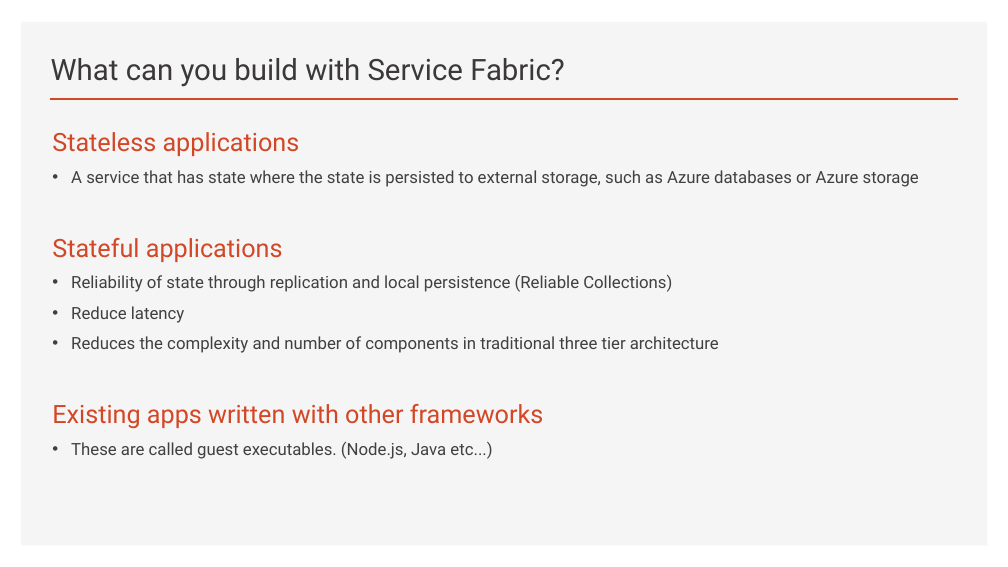
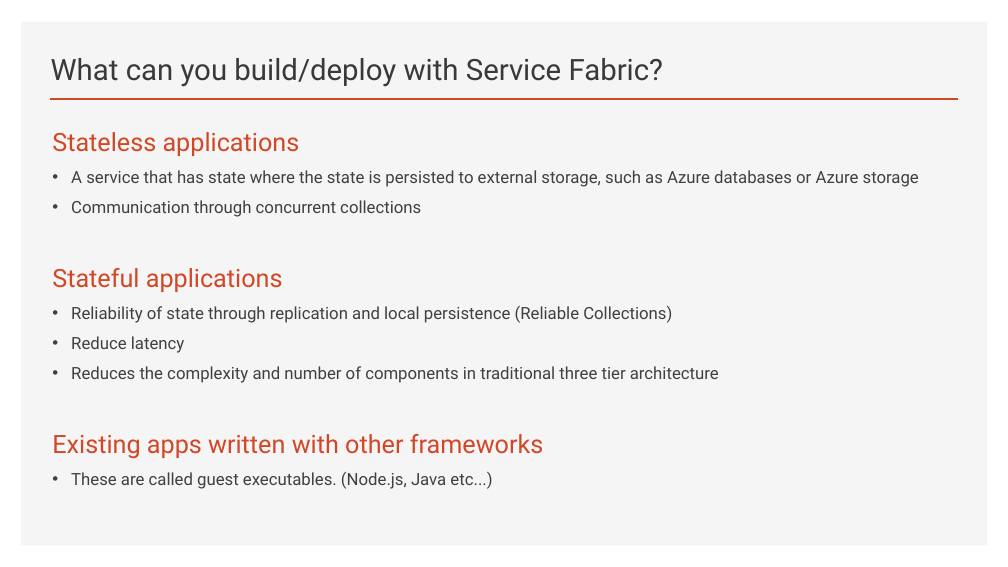
Before and after one commit to brianperera/EasyMaintain, a slide deck: slide 16 of Documents/MicroServices.pptx. Drawn at 1008x567 pixels with LibreOffice and Linux fonts; fonts in the diff are those of the drawing. Boxes give left, top, right and bottom in pixels: in the first picture for what was removed or moved away, otherwise in the second. Text is boxed around its words. In the diff, an @@ line names an element or a change of style, - is before the commit and + after.

Commit message:
Updated

```diff
--- a/Documents/MicroServices.pptx
+++ b/Documents/MicroServices.pptx
@@ title at bbox=[51, 58, 664, 87]: text changed @@
-What can you build with Service Fabric?
+What can you build/deploy with Service Fabric?
@@ text at bbox=[71, 200, 421, 217]: paragraph added @@
+• Communication through concurrent collections
```
Also in this commit, not shown: 8 other slides changed.
